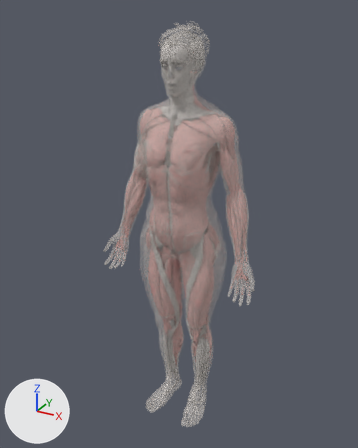
Before and after pictures for a commit that changed the glTF model public/modeles/corps-femme.glb.
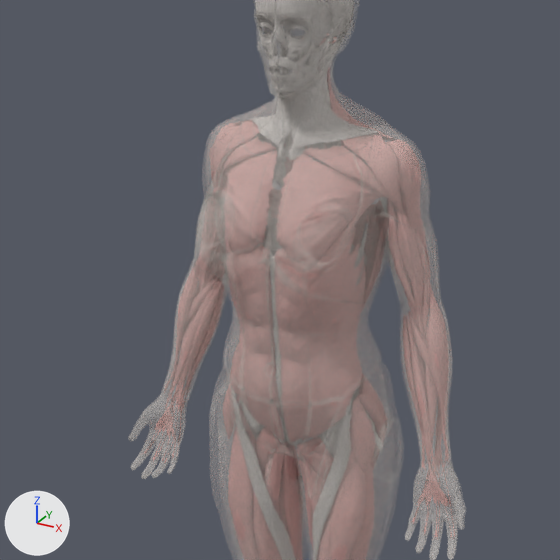
There are two pictures of each version: one whole from a camera (50 mm lens) standing at (0.811, -1.492, 1.681) and looking at (-0.02, 0.018, 0.926), one close up on the part from 13% to 83% of the width and 12% to 68% of the height. Arrows for +X, +Y and +Z are at lower left; the lights stay in place. The last two pictures show the newer version. Where no turn or scale is listed for an object, it has been applied to the vertices.

Objects in the first close-up: 'adducteurs_d', 'avant_bras_d', 'avant_bras_g', 'biceps_g', 'contexte', 'deltoide_anterieur_g', 'grand_pectoral_d', 'grand_pectoral_g', 'obliques_d', 'obliques_g', 'quadriceps_d', 'quadriceps_g' and 22 more.
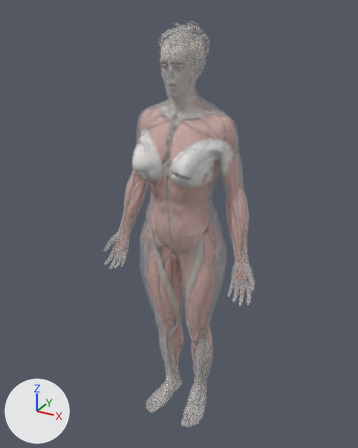
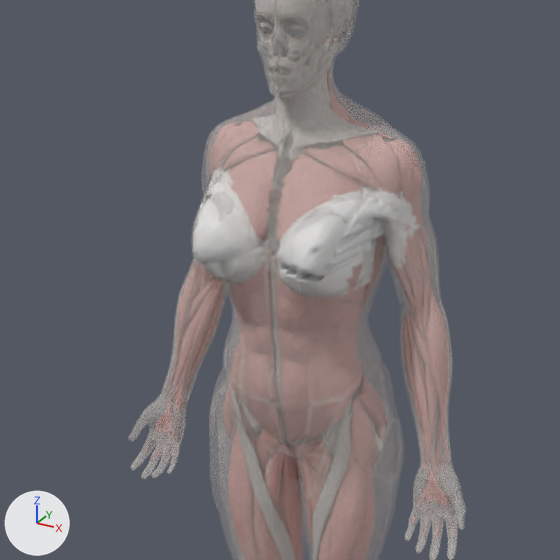
Where the newer file only moved an object's origin or applied its transform, the numbers keep the older frame.

The change, as JSON lines over the scene's bpy script:
```json
{"op": "add", "block": "me_glande_mammaire", "code": ["me_glande_mammaire = bpy.data.meshes.new('glande_mammaire')", "me_glande_mammaire.from_pydata(...)  # 5347 vertices, 10219 faces; spans x -0.182..0.182, y -0.118..0.118, z -0.082..0.082"]}
{"op": "add", "block": "ob_glande_mammaire", "code": ["ob_glande_mammaire = bpy.data.objects.new('glande_mammaire', me_glande_mammaire)", "ob_glande_mammaire.location = (0.0, -0.043, 1.201)"]}
```

What differs and where, as boxes [x1, y1, x2, y2] in the close-ups (560 x 560 px):
```json
{"object": "glande_mammaire", "change": "added", "after": [193, 166, 420, 298]}
{"object": "biceps_d", "change": "unchanged, covered by the edit", "before": [199, 146, 237, 293], "after": [199, 146, 237, 293]}
{"object": "grand_dorsal_g", "change": "unchanged, covered by the edit", "before": [360, 200, 388, 315], "after": [360, 235, 386, 315]}
```
